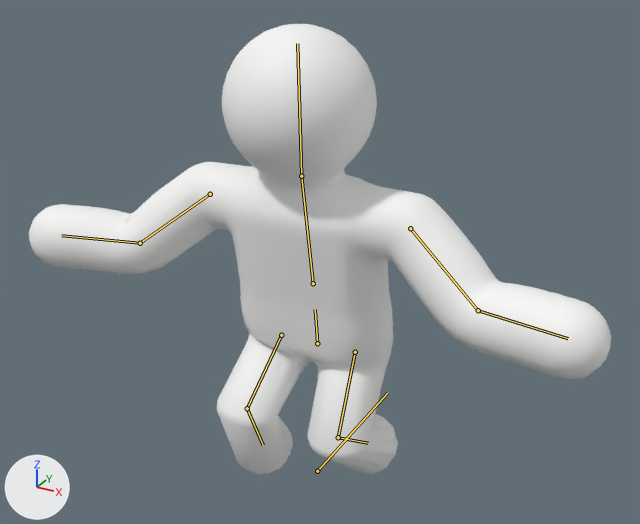
Two versions of the glTF model assets/character.glb, one commit apart.
Both versions are drawn from a 50 mm lens placed at (1.49, -2.69, 2.31), pointed at (0.05, -0.07, 1.0). Lighting does not change. The marker at lower left points along +X, +Y and +Z. The first picture is the older version. Both versions are drawn at frame 8 of the action 'SwimIdle'; the numbers are the values there. The bones that change, and the others that lie on the model, are drawn over the model as lines.

Objects in the first picture: 'Character'.
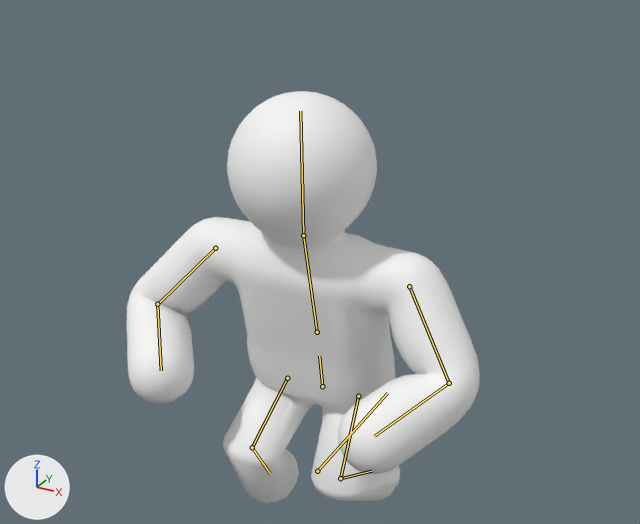
Location of each change, [x1, y1, x2, y2] in pixels of the pictures (640 x 524 px):
'Character', posed (39% narrower, 8% shorter): before [29, 24, 611, 475]; after [126, 91, 480, 504]
bone 'hips', root to tip: before (317, 343) to (315, 309); after (322, 386) to (319, 356)
bone 'spine', root to tip: before (313, 283) to (301, 176); after (317, 332) to (303, 235)
bone 'head', root to tip: before (301, 176) to (297, 43); after (303, 235) to (300, 111)
bone 'upper_arm.L', root to tip: before (410, 228) to (478, 310); after (409, 286) to (449, 383)
bone 'forearm.L', root to tip: before (478, 310) to (568, 338); after (449, 383) to (374, 436)
bone 'upper_arm.R', root to tip: before (210, 194) to (140, 243); after (215, 248) to (158, 304)
bone 'forearm.R', root to tip: before (140, 243) to (61, 235); after (157, 304) to (161, 370)
bone 'thigh.L', root to tip: before (355, 352) to (338, 437); after (358, 396) to (340, 478)
bone 'shin.L', root to tip: before (338, 437) to (368, 443); after (340, 478) to (371, 471)
bone 'thigh.R', root to tip: before (281, 335) to (247, 408); after (287, 378) to (252, 447)
bone 'shin.R', root to tip: before (247, 408) to (263, 445); after (252, 447) to (270, 473)

The change, as a diff of the scene's bpy script:
```diff
--- a/assets/character.glb.py
+++ b/assets/character.glb.py
@@ bone_hips @@
 bone_hips = bpy.data.objects['CharacterRig'].pose.bones['hips']  # child of 'root'
-bone_hips.location = (0.0, -0.089, 0.0)
-bone_hips.rotation_quaternion = (0.997, 0.07, 0.026, -0.002)  # degrees (8, 3, 0)
+bone_hips.location = (0.0, -0.309, -0.04)
+bone_hips.rotation_quaternion = (0.996, 0.087, 0.026, -0.002)  # degrees (10, 3, 0)
@@ bone_spine @@
 bone_spine = bpy.data.objects['CharacterRig'].pose.bones['spine']  # child of 'hips'
-bone_spine.rotation_quaternion = (1.0, 0.026, 0.0, 0.0)  # degrees (3, 0, 0)
+bone_spine.rotation_quaternion = (0.999, 0.035, 0.0, 0.0)  # degrees (4, 0, 0)
@@ bone_head @@
 bone_head = bpy.data.objects['CharacterRig'].pose.bones['head']  # child of 'spine'
-bone_head.rotation_quaternion = (0.998, -0.07, 0.0, -0.001)  # degrees (-8, 0, 0)
+bone_head.rotation_quaternion = (0.994, -0.105, 0.0, -0.001)  # degrees (-12, 0, 0)
@@ bone_upper_arm_l @@
 bone_upper_arm_l = bpy.data.objects['CharacterRig'].pose.bones['upper_arm.L']  # child of 'spine'
-bone_upper_arm_l.rotation_quaternion = (-0.984, -0.174, 0.0, 0.039)  # degrees (20, 1, -4)
+bone_upper_arm_l.rotation_quaternion = (-0.952, -0.264, 0.0, 0.154)  # degrees (30, 5, -17)
@@ bone_forearm_l @@
 bone_forearm_l = bpy.data.objects['CharacterRig'].pose.bones['forearm.L']  # child of 'upper_arm.L'
-bone_forearm_l.rotation_quaternion = (0.946, -0.016, 0.0, 0.324)  # degrees (-2, 1, 38)
+bone_forearm_l.rotation_quaternion = (0.784, 0.545, 0.0, -0.298)  # degrees (65, 19, -30)
@@ bone_upper_arm_r @@
 bone_upper_arm_r = bpy.data.objects['CharacterRig'].pose.bones['upper_arm.R']  # child of 'spine'
-bone_upper_arm_r.rotation_quaternion = (0.982, 0.186, 0.0, 0.04)  # degrees (21, -1, 4)
+bone_upper_arm_r.rotation_quaternion = (0.973, 0.196, 0.0, 0.118)  # degrees (23, -3, 13)
@@ bone_forearm_r @@
 bone_forearm_r = bpy.data.objects['CharacterRig'].pose.bones['forearm.R']  # child of 'upper_arm.R'
-bone_forearm_r.rotation_quaternion = (0.945, -0.011, 0.0, -0.327)  # degrees (-1, 0, -38)
+bone_forearm_r.rotation_quaternion = (0.748, 0.573, 0.0, 0.334)  # degrees (68, -23, 33)
@@ bone_thigh_l @@
 bone_thigh_l = bpy.data.objects['CharacterRig'].pose.bones['thigh.L']  # child of 'hips'
-bone_thigh_l.rotation_quaternion = (0.934, 0.357, 0.0, 0.025)  # degrees (42, -1, 3)
+bone_thigh_l.rotation_quaternion = (0.915, 0.402, 0.0, 0.026)  # degrees (47, -1, 3)
@@ bone_shin_l @@
 bone_shin_l = bpy.data.objects['CharacterRig'].pose.bones['shin.L']  # child of 'thigh.L'
-bone_shin_l.rotation_quaternion = (0.718, -0.696, 0.0, 0.017)  # degrees (-88, 1, 1)
+bone_shin_l.rotation_quaternion = (-0.647, 0.762, 0.0, -0.023)  # degrees (-99, 2, 2)
@@ bone_thigh_r @@
 bone_thigh_r = bpy.data.objects['CharacterRig'].pose.bones['thigh.R']  # child of 'hips'
-bone_thigh_r.rotation_quaternion = (0.861, 0.508, 0.0, -0.027)  # degrees (61, 2, -3)
+bone_thigh_r.rotation_quaternion = (0.824, 0.566, 0.0, -0.023)  # degrees (69, 2, -2)
@@ bone_shin_r @@
 bone_shin_r = bpy.data.objects['CharacterRig'].pose.bones['shin.R']  # child of 'thigh.R'
-bone_shin_r.rotation_quaternion = (0.747, -0.663, 0.0, -0.038)  # degrees (-83, -3, -3)
+bone_shin_r.rotation_quaternion = (-0.679, 0.732, 0.0, 0.054)  # degrees (-94, -5, -4)
```
